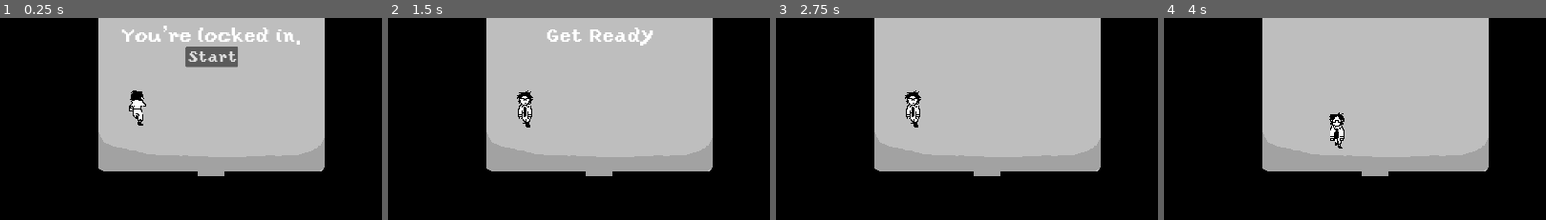
Above: before the commit, frames 1-4 (left to right).
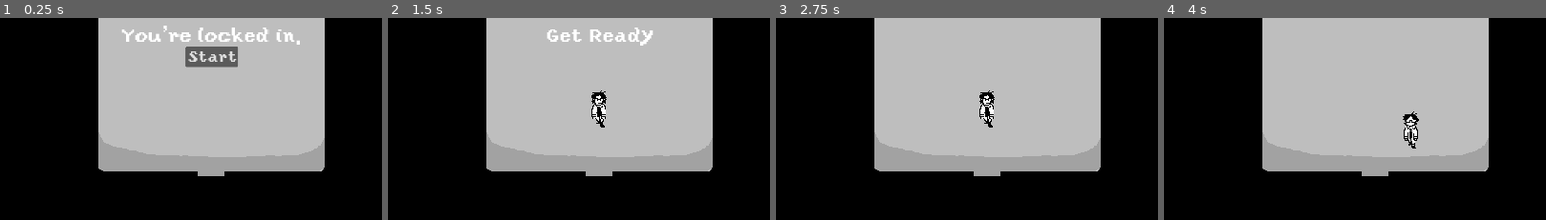
Above: after the commit, the same moments.

Repository: Buramuh/sibtrio
Game: Godot game, scene res://main.tscn
Same seed, same stepped clock (60 frames per second), same inputs: the game is played once before the commit and once after it.
Inputs:
- Up to frame 1 (0.25 s): no input
- Up to frame 2 (1.5 s): click "Start" at 0.5 s; click "Weird physics" at 1.25 s
- Up to frame 3 (2.75 s): click "x Weird physics" at 2 s
- Up to frame 4 (4 s): hold Right (move_right) 2.78-3.53 s; hold Down (move_down) from 3.53 s (still down)
The pictures show only the part of the screen within x 22-72%, y 49-99%; the shares and areas given below are measured in that part.

The runs differ from the first frame. In frame 1, 0.5% of the frame differs, in the area x 33-39%, y 35-54%; in frame 2, 1.0%, in the area x 33-58%, y 35-55%; in frame 3, 1.0%; in frame 4, 1.0%.
Error in both runs: Invalid assignment of property or key 'lock_rotation' with value of type 'bool' on a base object of type 'CharacterBody2D (player.gd)'. (res://main.gd:91)

Commit message:
Fix player spawn

Diff:
--- a/Demo's/celeryman/actors/player.gd
+++ b/Demo's/celeryman/actors/player.gd
@@ -68,26 +68,10 @@
 	if collision != null and collision.get_collider().is_in_group("mobs"):
 		stop()
 
-	if reset_state == RESET_SHOW:
-		reset_show()
-	elif reset_state >= RESET_DELAY:
-		reset_state += 1
-
 
 
 # Resetting
 #-------------------------------------------------------------------------------
-var reset_pos
-
-var RESET_TELEPORT = 0
-var RESET_DELAY = 1
-var RESET_SHOW = 2
-var RESET_DONE = 3
-var reset_state = RESET_DONE
-
-var reset_rotation = false
-
-
 func stop():
 	hit.emit()
 	hide()
@@ -96,28 +80,6 @@
 
 func start(pos):
 	$AnimatedSprite2D.animation = "down"
-	reset_pos = pos
-	reset_state = RESET_TELEPORT
-	# Wakes up the player physics. Otherwise _integrate_forces() never happens.
-	# apply_force(Vector2.ZERO)
-
-
-func reset_teleport(state):
-	state.transform = Transform2D(0, reset_pos)
-	reset_state = RESET_DELAY
-
-func reset_show():
+	position = pos
 	show()
 	$CollisionShape2D.set_deferred("disabled", false)
-	reset_state = RESET_DONE
-
-
-func start_reset_rotation():
-	reset_rotation = true
-
-func _integrate_forces(state):
-	if reset_state == RESET_TELEPORT:
-		reset_teleport(state)
-	if reset_rotation:
-		state.transform = Transform2D(0, position)
-		reset_rotation = false
--- a/Demo's/celeryman/main.tscn
+++ b/Demo's/celeryman/main.tscn
@@ -34,7 +34,7 @@
 texture = ExtResource("3_lxxe7")
 
 [node name="Player" parent="." instance=ExtResource("1_3glji")]
-position = Vector2(774, 720)
+position = Vector2(-80, 0)
 
 [node name="MobTimer" type="Timer" parent="."]
 wait_time = 0.5
